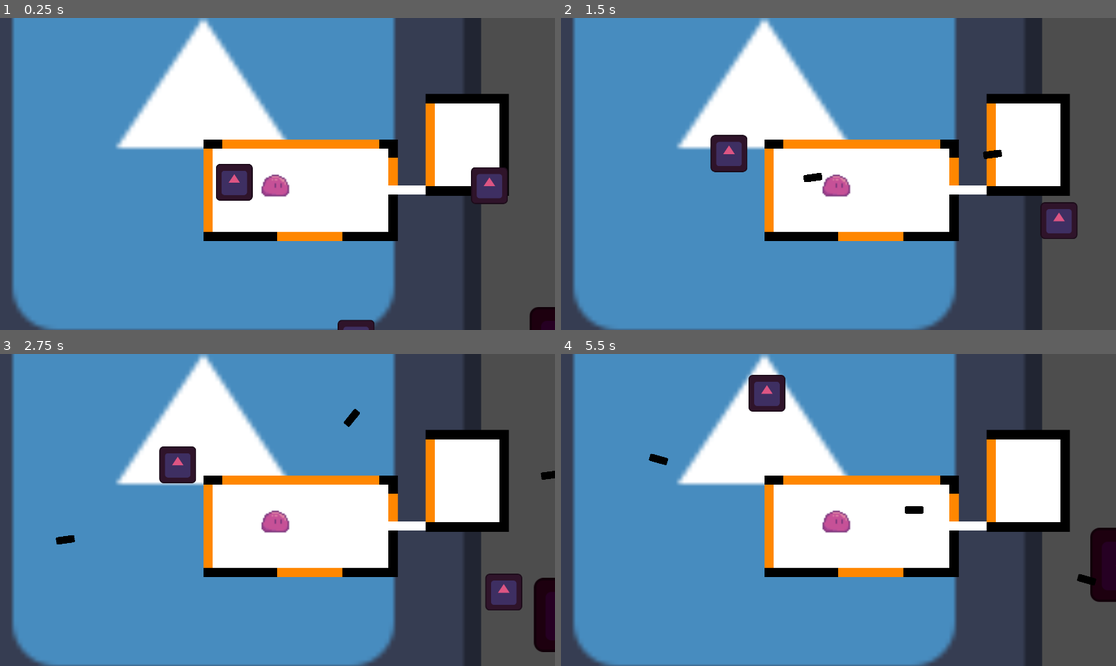
Above: before the commit, frames 1-4 (two rows, left to right).
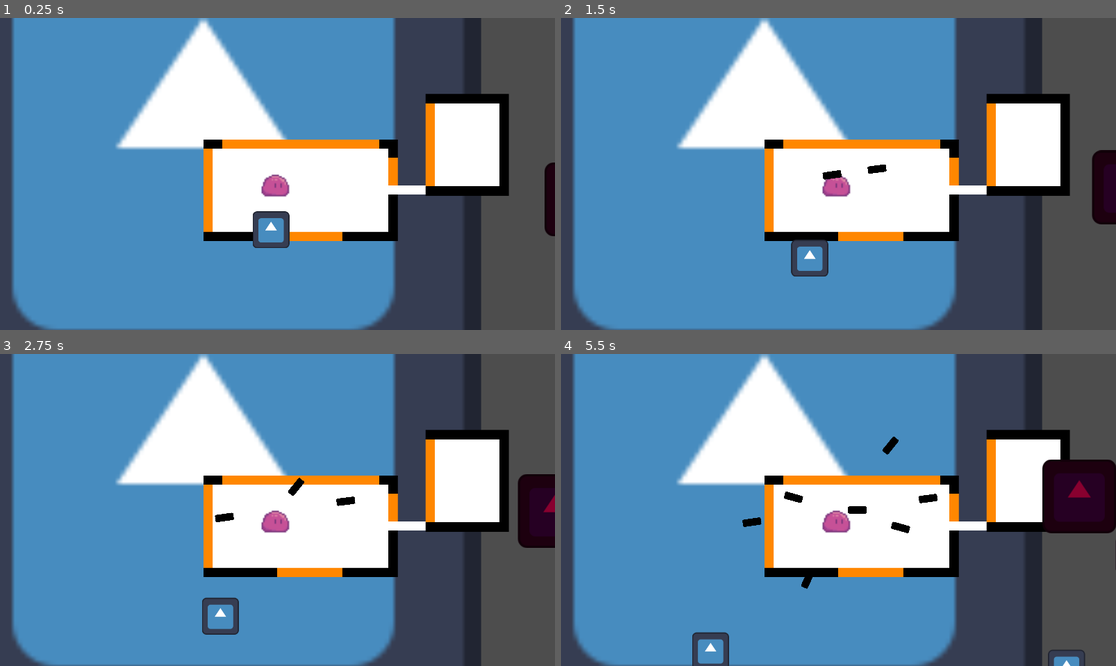
Above: after the commit, the same moments.

Repository: resurgestudios/GMTK2023
Game: Godot game, scene res://Scenes/main.tscn
The game is run twice, just before and just after one commit, with the same random seed, the same clock (stepped at 60 frames per second) and the same inputs. The engine's default icon, where the game draws it, is replaced by a stand-in: a white triangle on a blue panel in a dark square.
Inputs (mouse positions are in pixels of both pictures, inside the frame that each line leads up to):
- Up to frame 1 (0.25 s): no input
- Up to frame 2 (1.5 s): move the mouse to (960, 158) at 0.52 s; click (960, 158) at 0.6 s; tap Space (Jump) at 0.77 s; move the mouse to (727, 189) at 1.27 s; click (727, 189) at 1.35 s
- Up to frame 3 (2.75 s): tap Space (Jump) at 1.52 s; move the mouse to (333, 441) at 2.02 s; click (333, 441) at 2.1 s
- Up to frame 4 (5.5 s): move the mouse to (810, 572) at 2.77 s; click (810, 572) at 2.85 s; tap Space (Jump) at 3.02, 3.77, 4.52 s; move the mouse to (1005, 556) at 3.52 s; click (1005, 556) at 3.6 s; move the mouse to (672, 463) at 4.27 s; click (672, 463) at 4.35 s; move the mouse to (866, 510) at 5.02 s; click (866, 510) at 5.1 s

The runs differ from the first frame. In frame 1, 3.2% of the frame differs, in the area x 38-100%, y 46-100%; in frame 2, 3.4%; in frame 3, 4.9%; in frame 4, 6.2%, in the area x 15-100%, y 6-100%.

Commit message:
added boss enemy system

Diff:
--- a/Enemies/boss_enemy.tscn
+++ b/Enemies/boss_enemy.tscn
@@ -6,7 +6,7 @@
 [sub_resource type="RectangleShape2D" id="RectangleShape2D_vhaqk"]
 size = Vector2(128, 129)
 
-[node name="Boss_Enemy" type="CharacterBody2D"]
+[node name="Boss_Enemy" type="CharacterBody2D" groups=["enemy"]]
 script = ExtResource("1_3x64b")
 metadata/_edit_group_ = true
 
--- a/Enemies/normal_enemy.tscn
+++ b/Enemies/normal_enemy.tscn
@@ -10,12 +10,11 @@
 [sub_resource type="RectangleShape2D" id="RectangleShape2D_cqbhl"]
 size = Vector2(151, 153)
 
-[node name="Normal_Enemy" type="CharacterBody2D"]
+[node name="Normal_Enemy" type="CharacterBody2D" groups=["enemy"]]
 script = ExtResource("1_qe5o8")
 metadata/_edit_group_ = true
 
-[node name="Sprite2D" type="Sprite2D" parent="."]
-modulate = Color(0.866667, 0.333333, 0.513726, 1)
+[node name="Normal" type="Sprite2D" parent="."]
 texture = ExtResource("1_5jl2r")
 
 [node name="CollisionShape2D" type="CollisionShape2D" parent="."]
@@ -29,4 +28,8 @@
 position = Vector2(-0.5, 0.5)
 shape = SubResource("RectangleShape2D_cqbhl")
 
+[node name="Angry" type="Sprite2D" parent="."]
+modulate = Color(0.862745, 0.333333, 0.509804, 1)
+texture = ExtResource("1_5jl2r")
+
 [connection signal="body_entered" from="Area2D" to="." method="_on_area_2d_body_entered"]
--- a/Scenes/main.tscn
+++ b/Scenes/main.tscn
@@ -100,12 +100,11 @@
 [node name="Main" type="Node2D"]
 script = ExtResource("1_36f4q")
 
-[node name="Printer" type="CharacterBody2D" parent="."]
+[node name="Printer" type="CharacterBody2D" parent="." groups=["printer"]]
 top_level = true
 position = Vector2(256, 120)
 script = ExtResource("1_fi5u7")
 multiplier = 4000.0
-ink_speed = 800
 metadata/_edit_group_ = true
 
 [node name="Sprite2D" type="Sprite2D" parent="Printer"]
@@ -139,3 +138,5 @@
 
 [node name="TileMap2" parent="MapManager" instance=ExtResource("3_yc0pl")]
 position = Vector2(768, 0)
+
+[node name="Navigation" type="Node2D" parent="."]
--- a/Scripts/Global.gd
+++ b/Scripts/Global.gd
@@ -2,6 +2,7 @@
 
 var rng = RandomNumberGenerator.new()
 var root
+var map: AStarGrid2D
 
 # Called when the node enters the scene tree for the first time.
 func _ready():
@@ -11,10 +12,11 @@
 
 var spawned = false
 
-func _process(delta):
+func _process(_delta):
 	if not spawned:
 		spawn_normal_enemies()
 		spawn_boss_enemies()
+		init_navigation()
 		spawned = true
 
 
@@ -27,10 +29,27 @@
 		get_tree().root.add_child(normal_enemy_inst)
 
 func spawn_boss_enemies():
-	for i in range(0, 2):
+	for i in range(0, 1):
 		var boss_enemy_inst = load("res://Enemies/boss_enemy.tscn").instantiate()
 		var x: int = round(rng.randf_range(0.0, 1920.0))
 		var y: int = round(rng.randf_range(0.0, 1080.0))
 		boss_enemy_inst.add_to_group("boss")
 		boss_enemy_inst.position = Vector2(x, y)
 		get_tree().root.add_child(boss_enemy_inst)
+
+var cell_size: Vector2 = Vector2(64, 64)
+
+func closest_point(xy: Vector2):
+	xy -= map.offset
+	var ij: Vector2i = Vector2i(floor(xy.x / cell_size.x), floor(xy.y / cell_size.y))
+	return ij
+
+func init_navigation():
+	map = AStarGrid2D.new()
+	map.region = Rect2i(-100, -100, 200, 200)
+	map.cell_size = cell_size
+	map.default_compute_heuristic = AStarGrid2D.HEURISTIC_MANHATTAN
+	map.default_estimate_heuristic = AStarGrid2D.HEURISTIC_MANHATTAN
+	map.diagonal_mode = AStarGrid2D.DIAGONAL_MODE_ONLY_IF_NO_OBSTACLES
+	map.update()
+	print("pos", map.get_point_position(Vector2i(1, 3)))
--- a/Scripts/MapManager.gd
+++ b/Scripts/MapManager.gd
@@ -55,5 +55,5 @@
 
 
 # Called every frame. 'delta' is the elapsed time since the previous frame.
-func _process(delta) -> void:
+func _process(_delta) -> void:
 	pass
--- a/Scripts/Printer.gd
+++ b/Scripts/Printer.gd
@@ -2,7 +2,6 @@
 
 @export var max_time: float = 2
 @export var threshold: float = 0.1
-@export var bounce: bool = true
 @export var base_move_time: float = 0.5
 @export var multiplier: float = 1000
 @export var ink_speed: int = 200
@@ -17,8 +16,8 @@
 # t: a value between 0 and 1, the progress of the movement
 # return: a multiplier for the velocity to be multiplied by
 # https://www.desmos.com/calculator/z4vglvnbqo to find a,b,c
-var a: float = 0.5
-var b: float = 1.5
+var a: float = 1.0
+var b: float = 1.0
 var c: float = 0.5
 func easing(t: float) -> float:
 	var s: float = 1 - t
@@ -55,12 +54,12 @@
 	ink_inst.rotation = angle
 
 
-func bounce_with_clamp(min_length: float, max_length: float):
-	var collision: KinematicCollision2D = get_last_slide_collision()
+func bounce(collision: KinematicCollision2D):
 	var norm: Vector2 = collision.get_normal()
-	var length: float = target_velocity.length()
+	var lengthA: float = max(200, target_velocity.length())
+	var lengthB: float = max(200, collision.get_collider_velocity().length())
+	var length: float = sqrt(lengthA * lengthB)
 	var dir: Vector2 = target_velocity.bounce(norm).normalized()
-	length = clamp(length, min_length, max_length)
 	target_velocity = dir * length
 
 func _physics_process(delta):
@@ -68,5 +67,6 @@
 	velocity = target_velocity * easing(t)
 	if move_time > 0:
 		move_time -= delta
-	if move_and_slide() and bounce:
-		bounce_with_clamp(200, 2000)
+	var collision: KinematicCollision2D = move_and_collide(velocity * delta)
+	if collision != null:
+		bounce(collision)
--- a/Scripts/TileMap.gd
+++ b/Scripts/TileMap.gd
@@ -19,5 +19,5 @@
 
 
 # Called every frame. 'delta' is the elapsed time since the previous frame.
-func _process(delta) -> void:
+func _process(_delta) -> void:
 	pass
--- a/Scripts/boss_enemy.gd
+++ b/Scripts/boss_enemy.gd
@@ -2,29 +2,33 @@
 
 
 const speed: int = 50
-var rng = RandomNumberGenerator.new()
-var direction: float = rng.randf_range(0, 2 * PI)
 var target_velocity: Vector2
-
-func bounce_with_clamp(min_length: float, max_length: float):
-	var collision: KinematicCollision2D = get_last_slide_collision()
-	var norm: Vector2 = collision.get_normal()
-	var length: float = target_velocity.length()
-	var dir: Vector2 = target_velocity.bounce(norm).normalized()
-	length = clamp(length, min_length, max_length)
-	target_velocity = dir * length
 
 func _ready():
 	pass
 
 var timer: float = 0
 
+func bounce(collision: KinematicCollision2D):
+	var norm: Vector2 = collision.get_normal()
+	var lengthA: float = max(20, target_velocity.length())
+	var lengthB: float = max(20, collision.get_collider_velocity().length())
+	var length: float = min(speed/2, sqrt(lengthA * lengthB))
+	var dir: Vector2 = target_velocity.bounce(norm).normalized()
+	target_velocity = dir * length
+
 func _physics_process(delta):
+	timer -= delta
 	velocity = target_velocity
-	timer -= delta
 	if timer <= 0:
-		direction += rng.randf_range(-1.0, 1.0)
-		timer = rng.randf_range(1.5, 3.0)
-		target_velocity = speed * Vector2(cos(direction), sin(direction))
-	if move_and_slide():
-		bounce_with_clamp(200, 2000)
+		var cur: Vector2i = Global.closest_point(position)
+		var end: Vector2i = Global.closest_point(get_node("/root/Main/Printer").position)
+		var path: PackedVector2Array = Global.map.get_point_path(cur, end)
+		if len(path) > 1:
+			var next: Vector2 = path[1]
+			target_velocity = (next - position).normalized() * speed
+		timer = Global.rng.randf_range(0.75, 1.25)
+	var collision: KinematicCollision2D = move_and_collide(velocity * delta)
+	if collision != null:
+		if not collision.get_collider().is_in_group("enemy"):
+			bounce(collision)
--- a/Scripts/ink.gd
+++ b/Scripts/ink.gd
@@ -1,9 +1,4 @@
 extends CharacterBody2D
-
-func _ready():
-	var angle = position.angle_to_point(get_local_mouse_position())
-#	velocity.y = 1200 * sin(angle)
-#	velocity.x = 1200 * cos(angle)
 
 func _physics_process(delta):
 	velocity *= 0.99
--- a/Scripts/main.gd
+++ b/Scripts/main.gd
@@ -7,5 +7,5 @@
 
 
 # Called every frame. 'delta' is the elapsed time since the previous frame.
-func _process(delta):
+func _process(_delta):
 	pass
--- a/Scripts/normal_enemy.gd
+++ b/Scripts/normal_enemy.gd
@@ -2,21 +2,24 @@
 
 
 const speed: int = 100
-var rng = RandomNumberGenerator.new()
-var direction: float = rng.randf_range(0, 2 * PI)
+var direction: float = Global.rng.randf_range(0, 2 * PI)
 var target_velocity: Vector2
-var following: bool = false
+var updated: bool = false
+var following: Node2D = null
 
-func bounce_with_clamp(min_length: float, max_length: float):
-	var collision: KinematicCollision2D = get_last_slide_collision()
+func bounce(collision: KinematicCollision2D):
 	var norm: Vector2 = collision.get_normal()
-	var length: float = target_velocity.length()
+	var lengthA: float = max(200, target_velocity.length())
+	var lengthB: float = max(200, collision.get_collider_velocity().length())
+	var length: float = sqrt(lengthA * lengthB)
+	if not collision.get_collider().is_in_group("printer"):
+		length = min(length, speed)
 	var dir: Vector2 = target_velocity.bounce(norm).normalized()
-	length = clamp(length, min_length, max_length)
 	target_velocity = dir * length
 
 func _ready():
-	pass
+	$Normal.show()
+	$Angry.hide()
 
 var timer: float = 0
 
@@ -24,19 +27,26 @@
 	velocity = target_velocity
 	timer -= delta
 	if timer <= 0:
-		direction += rng.randf_range(-1.0, 1.0)
-		timer = rng.randf_range(1.5, 3.0)
-		target_velocity = speed * Vector2(cos(direction), sin(direction))
-	if move_and_slide():
-		bounce_with_clamp(200, 2000)
+		if following != null:
+			var cur: Vector2i = Global.closest_point(position)
+			var end: Vector2i = Global.closest_point(following.position)
+			var path: PackedVector2Array = Global.map.get_point_path(cur, end)
+			if len(path) > 1:
+				var next: Vector2 = path[1]
+				target_velocity = (next - position).normalized() * speed
+		else:
+			direction += Global.rng.randf_range(-1.0, 1.0)
+			target_velocity = speed * Vector2(cos(direction), sin(direction))
+		timer = Global.rng.randf_range(1.5, 2.5)
+	var collision: KinematicCollision2D = move_and_collide(velocity * delta)
+	if collision != null:
+		bounce(collision)
 
 func follow():
-	print("lol")
+	pass
 
-
-
-
-
-func _on_area_2d_body_entered(area):
-	if area.is_in_group("boss"):
-		print("yea boti")
+func _on_area_2d_body_entered(body):
+	if body.is_in_group("boss"):
+		$Normal.hide()
+		$Angry.show()
+		following = body
Not shown: 1 places in Enemies/boss_enemy.tscn that only renumber resources
Not shown: 1 places in Enemies/normal_enemy.tscn that only renumber resources
Not shown: 1 places in Scenes/main.tscn that only renumber resources
